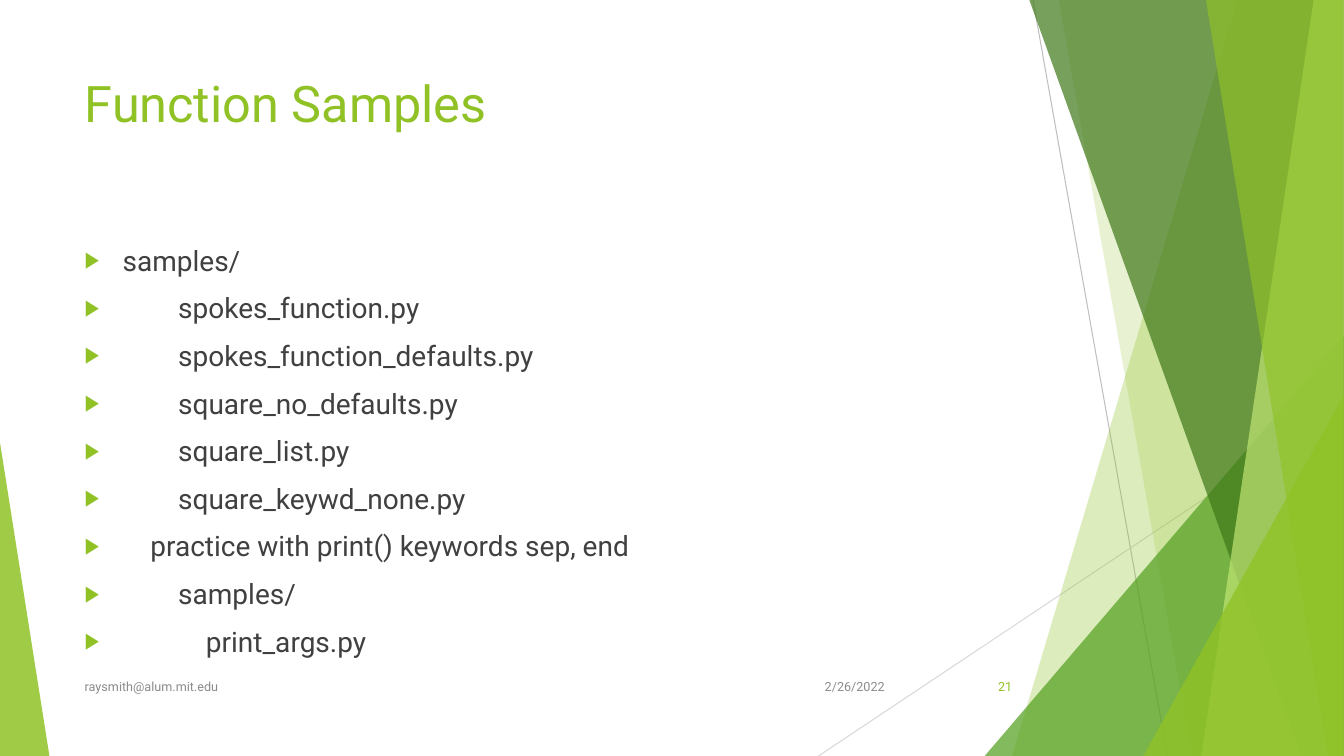
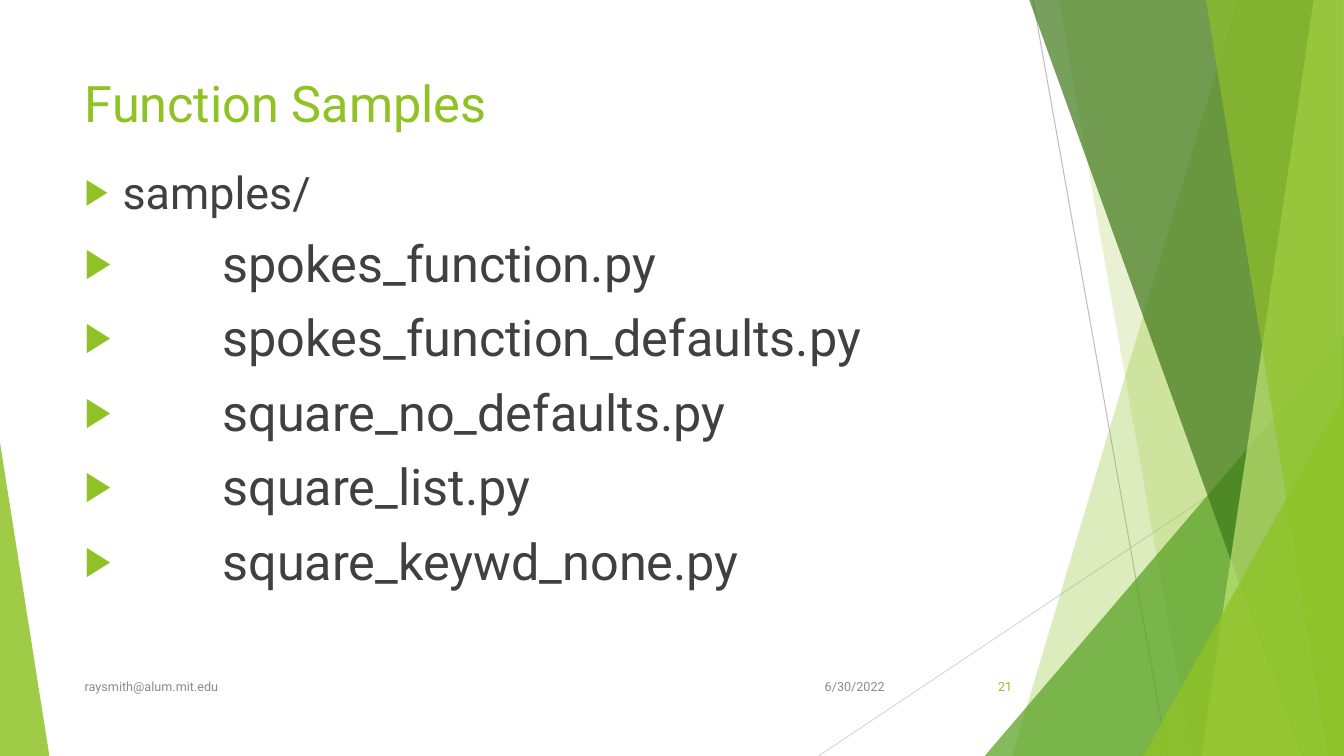
Before and after one commit to raysmith619/Introduction-To-Programming, a slide deck: slide 21 of presentation/Class_2_Ideas_Tools_Functions/Class2_Ideas_Tools_Functions.pptx. Drawn at 1344x756 pixels with LibreOffice and Linux fonts; fonts in the diff are those of the drawing. Boxes give left, top, right and bottom in pixels: in the first picture for what was removed or moved away, otherwise in the second. Text is boxed around its words. In the diff, an @@ line names an element or a change of style, - is before the commit and + after.

```diff
--- a/presentation/Class_2_Ideas_Tools_Functions/Class2_Ideas_Tools_Functions.pptx
+++ b/presentation/Class_2_Ideas_Tools_Functions/Class2_Ideas_Tools_Functions.pptx
@@ text "samples/": place and size @@
-text "samples/" at [123, 250, 629, 658]
+text "samples/" at [123, 175, 862, 591]
@@ text "samples/" at [123, 175, 862, 591]: size 20 to 32 pt in "samples/"; size 20 to 36 pt @@
@@ text at [150, 534, 629, 658]: paragraphs removed @@
-▶ practice with print() keywords sep, end
-▶ samples/
-▶ print_args.py
@@ text at [825, 682, 885, 692]: text changed @@
-2/26/2022
+6/30/2022
```
Also in this commit, not shown: 48 other slides changed, 1 slide added, 11 other files.
